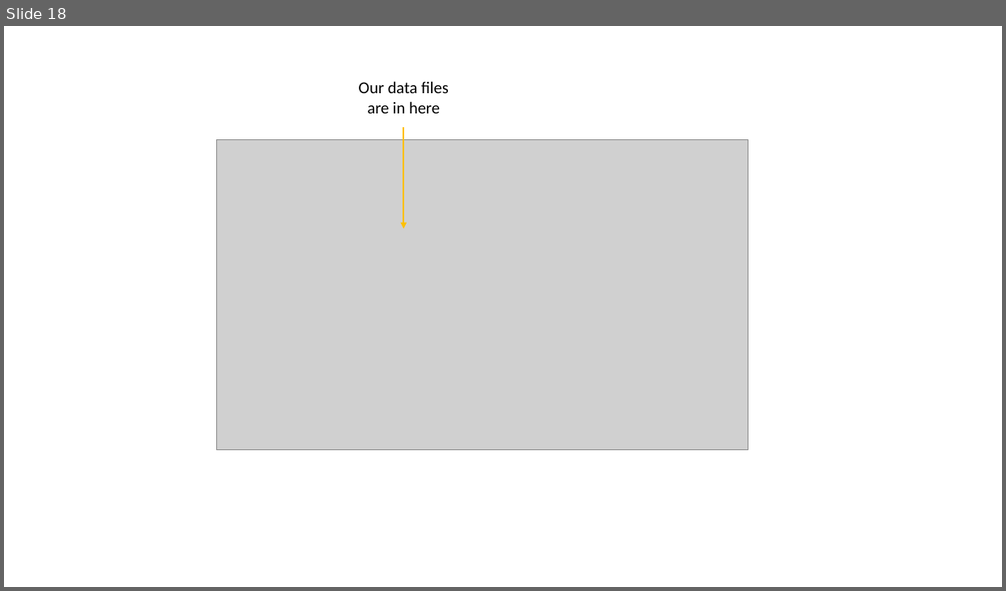
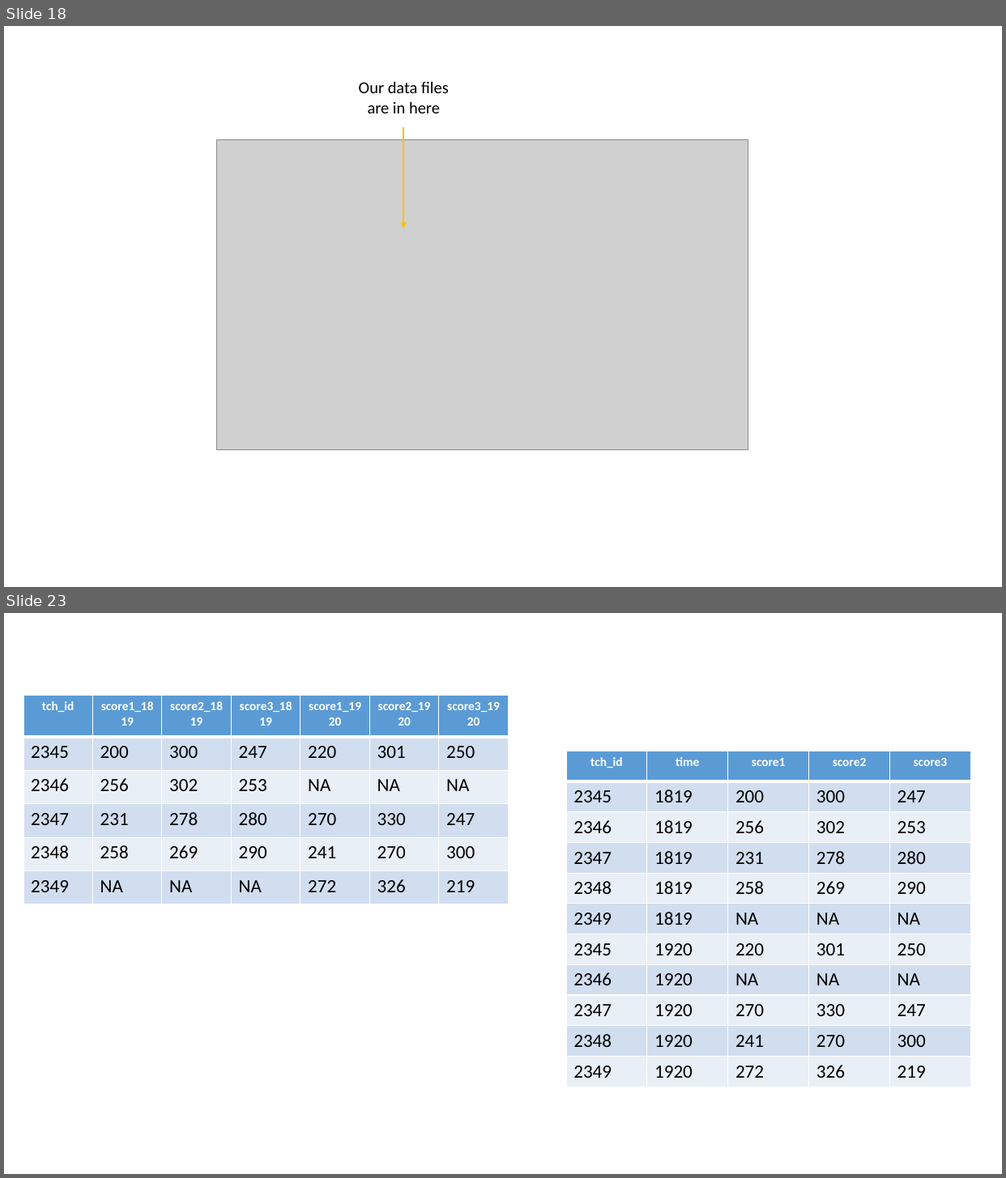
Before and after one commit to Cghlewis/schoen-workshop-series, a slide deck: rslides/img/syntax.pptx. Shown one above the other, each under a label of ours: slide 18 before the commit, slides 18 and 23 after it; the slides between them are not shown. The pictures are 1006x591 and 1006x1178 pixels, drawn with LibreOffice and Linux fonts; fonts in the diff are those of the drawing; grey boxes stand for pictures. Boxes give left, top, right and bottom in pixels: in the first picture for what was removed or moved away, otherwise in the second. Text is boxed around its words. In the diff, an @@ line names an element or a change of style, - is before the commit and + after.

```diff
--- a/rslides/img/syntax.pptx
+++ b/rslides/img/syntax.pptx
@@ slide 23 added at [4, 613, 1002, 1174], background #FFFFFF @@
@@ table added at [23, 696, 511, 905], 6 rows, 7 columns @@
+tch_id | score1_1819 | score2_1819 | score3_1819 | score1_1920 | score2_1920 | score3_1920
+2345 | 200 | 300 | 247 | 220 | 301 | 250
+2346 | 256 | 302 | 253 | NA | NA | NA
+2347 | 231 | 278 | 280 | 270 | 330 | 247
+2348 | 258 | 269 | 290 | 241 | 270 | 300
+2349 | NA | NA | NA | 272 | 326 | 219
@@ table added at [566, 751, 970, 1087], 11 rows, 5 columns @@
+tch_id | time | score1 | score2 | score3
+2345 | 1819 | 200 | 300 | 247
+2346 | 1819 | 256 | 302 | 253
+2347 | 1819 | 231 | 278 | 280
+2348 | 1819 | 258 | 269 | 290
+2349 | 1819 | NA | NA | NA
+2345 | 1920 | 220 | 301 | 250
+2346 | 1920 | NA | NA | NA
+2347 | 1920 | 270 | 330 | 247
+2348 | 1920 | 241 | 270 | 300
+2349 | 1920 | 272 | 326 | 219
```
Also in this commit, not shown: 6 other slides added, 30 other files.
